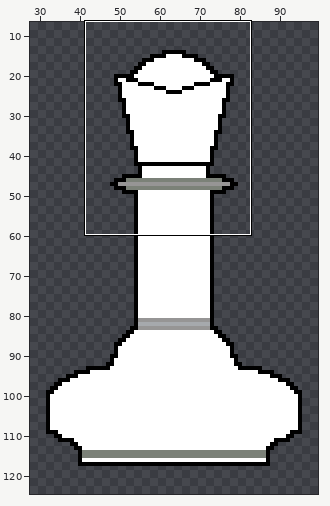
Edited in one commit: pixel-art file (aseprite/Queen_White.aseprite). The picture above shows the old version from afar; the outline marks the close-up.
Close-up. Old version:
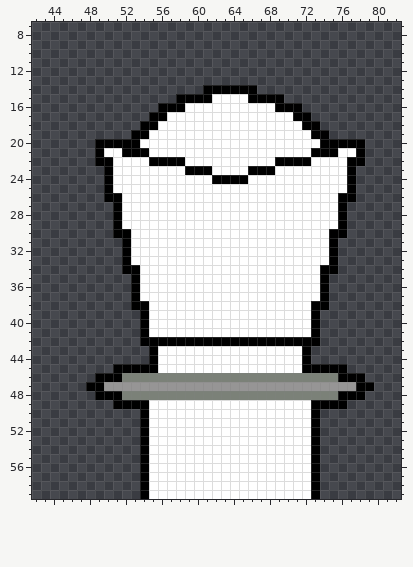
128x128 pixels, 1 frame. Shown: x 42..82, y 7..59. The wide view leaves out empty margins. The commit also changed other parts of the picture, which this record leaves out.
New version:
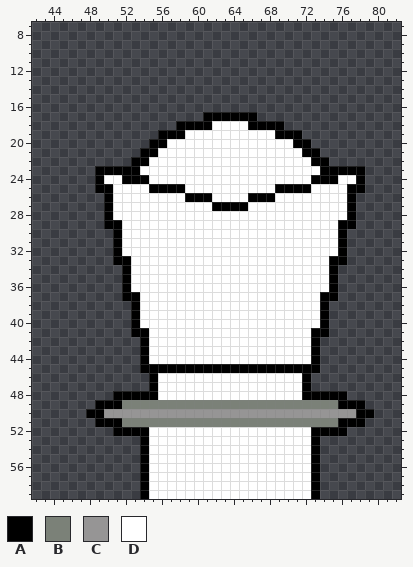
Palette (. is transparent): A #000000  B #7b8178  C #969595  D #ffffff
Difference:
Changed rows in their new state; - is an unchanged pixel.
first column x 48:
14 -------------......-------------
15 ----------............----------
16 --------................--------
17 -------......AAAAAA......-------
18 ------....AAAA----AAAA....------
19 -----...AAA----------AAA...-----
20 -......AA--------------AA......-
21 -.....-A----------------A-.....-
22 -....AADDDD----------DDDDAA....-
23 -A-AAA-----DDD----DDD-----AAA-A-
24 -AD-AAA-------DDDD-------AAA-DA-
25 -A-----AAAA----------AAAA-----A-
26 ---D-------AAA----AAA-------D---
27 --AD----------AAAA----------DA--
28 --AD------------------------DA--
29 --A--------------------------A--
30 ----D----------------------D----
31 ---AD----------------------DA---
32 ---AD----------------------DA---
33 ---A------------------------A---
34 -----D--------------------D-----
35 ----AD--------------------DA----
36 ----AD--------------------DA----
37 ----A----------------------A----
38 ------D------------------D------
39 -----AD------------------DA-----
40 -----AD------------------DA-----
41 -----A--------------------A-----
42 -------DDDDDDDDDDDDDDDDDD-------
43 ------AD----------------DA------
44 ------AD----------------DA------
45 ---...--AAAAAAAAAAAAAAAA--...---
46 -......ADDDDDDDDDDDDDDDDA......-
47 .......ADDDDDDDDDDDDDDDDA.......
48 -..-AAAADDDDDDDDDDDDDDDDAAAA-..-
49 -AA-BBBBBBBBBBBBBBBBBBBBBBBB-AA-
50 AACCCCCCCCCCCCCCCCCCCCCCCCCCCCAA
51 -AAABBBBBBBBBBBBBBBBBBBBBBBBAAA-
52 ---AAA--------------------AAA---
